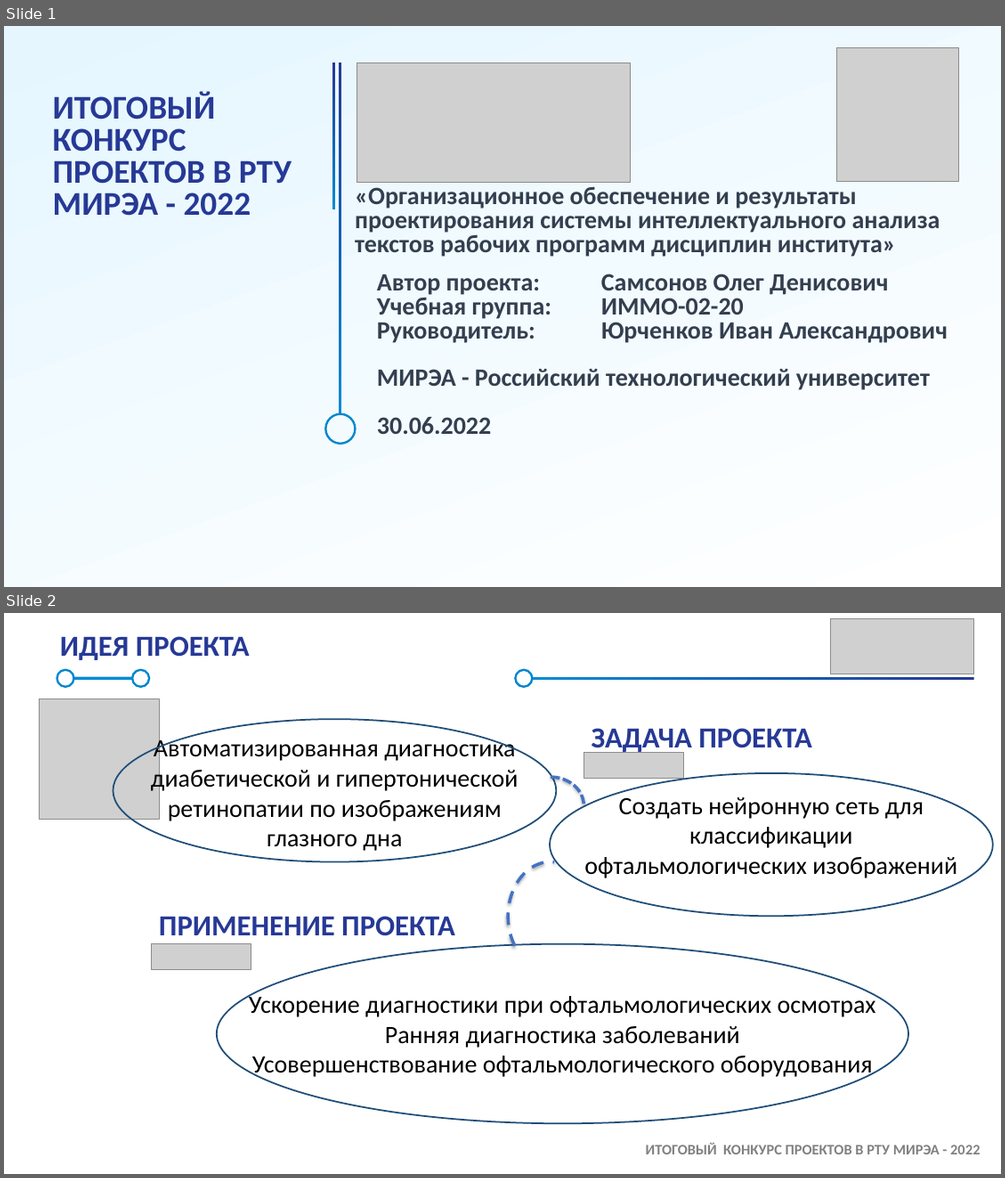
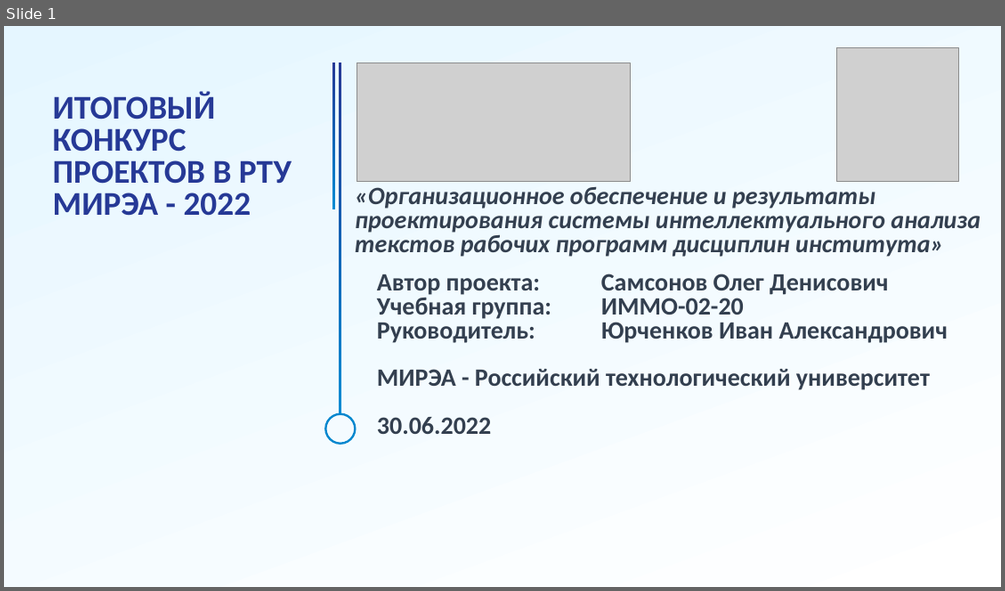
Before and after one commit to Amonimus/RPD_Samsonov, a slide deck: Samsung_Презентация.pptx. Shown one above the other, each under a label of ours: slides 1 and 2 before the commit, slide 1 after it. The pictures are 1005x1178 and 1005x591 pixels, drawn with LibreOffice and Linux fonts; fonts in the diff are those of the drawing; grey boxes stand for pictures; background and template pictures are left out. Boxes give left, top, right and bottom in pixels: in the first picture for what was removed or moved away, otherwise in the second. Text is boxed around its words. In the diff, an @@ line names an element or a change of style, - is before the commit and + after.

```diff
--- a/Samsung_Презентация.pptx
+++ b/Samsung_Презентация.pptx
@@ slide 2 removed at bbox=[4, 613, 1001, 1174], background #FFFFFF @@
@@ title removed at bbox=[60, 636, 250, 660] @@
-ИДЕЯ ПРОЕКТА
@@ picture removed at bbox=[830, 619, 973, 675] @@
@@ ellipse removed at bbox=[57, 670, 74, 687] @@
@@ rectangle removed at bbox=[73, 677, 132, 680] @@
@@ ellipse removed at bbox=[133, 670, 150, 687] @@
@@ ellipse removed at bbox=[516, 670, 533, 687] @@
@@ rectangle removed at bbox=[533, 677, 974, 680] @@
@@ picture removed at bbox=[39, 699, 160, 819] @@
@@ ellipse removed at bbox=[113, 719, 557, 862] @@
@@ text removed at bbox=[151, 736, 518, 851] @@
-Автоматизированная диагностика диабетической и гипертонической ретинопатии по изображениям глазного дна
@@ text removed at bbox=[591, 728, 812, 755] @@
-ЗАДАЧА ПРОЕКТА
@@ picture removed at bbox=[583, 752, 683, 778] @@
@@ rectangle removed at bbox=[4, 780, 1001, 1174] @@
@@ arc (boxed as its full ellipse) removed at bbox=[517, 777, 583, 834] @@
@@ ellipse removed at bbox=[550, 773, 994, 916] @@
@@ text removed at bbox=[584, 793, 957, 878] @@
-Создать нейронную сеть для классификации офтальмологических изображений
@@ arc (boxed as its full ellipse) removed at bbox=[508, 862, 593, 971] @@
@@ text removed at bbox=[159, 916, 455, 935] @@
-ПРИМЕНЕНИЕ ПРОЕКТА
@@ picture removed at bbox=[152, 943, 251, 969] @@
@@ ellipse removed at bbox=[217, 944, 908, 1124] @@
@@ text removed at bbox=[249, 992, 876, 1078] @@
-Ускорение диагностики при офтальмологических осмотрах
-Ранняя диагностика заболеваний
-Усовершенствование офтальмологического оборудования
@@ text removed at bbox=[646, 1143, 980, 1154] @@
-ИТОГОВЫЙ КОНКУРС ПРОЕКТОВ В РТУ МИРЭА - 2022
@@ slide 1 changed as well @@
@@ title "«Организационное обеспечение и результаты проектирования ..." at bbox=[355, 187, 980, 257]: italic on @@
```
Also in this commit, not shown: 1 other slide changed, 6 slides added, 5 other slides removed, 3 other files.
